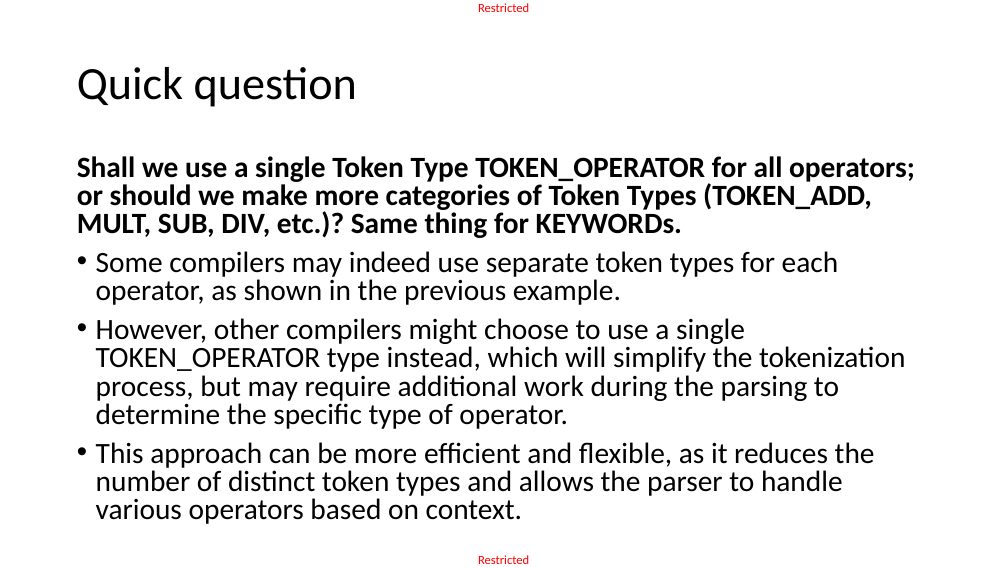
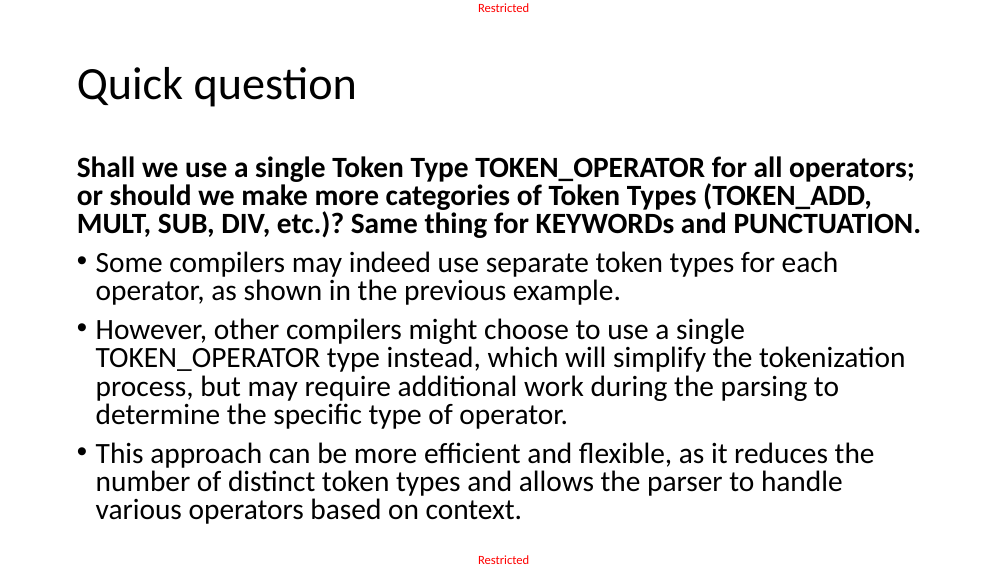
Before and after one commit to matthieudemari/SUTD_PLC_50_051, a slide deck: slide 41 of W9/W9S3/W9S3.pptx (slide 40 before the commit). Drawn at 1008x567 pixels with LibreOffice and Linux fonts; fonts in the diff are those of the drawing. Boxes give left, top, right and bottom in pixels: in the first picture for what was removed or moved away, otherwise in the second. Text is boxed around its words. In the diff, an @@ line names an element or a change of style, - is before the commit and + after.

```diff
--- a/W9/W9S3/W9S3.pptx
+++ b/W9/W9S3/W9S3.pptx
@@ text at (77,156,922,238): text changed @@
-Shall we use a single Token Type TOKEN_OPERATOR for all operators; or should we make more categories of Token Types (TOKEN_ADD, MULT, SUB, DIV, etc.)? Same thing for KEYWORDs.
+Shall we use a single Token Type TOKEN_OPERATOR for all operators; or should we make more categories of Token Types (TOKEN_ADD, MULT, SUB, DIV, etc.)? Same thing for KEYWORDs and PUNCTUATION.
```
Also in this commit, not shown: 20 other slides changed, 8 slides added, 7 other files.
